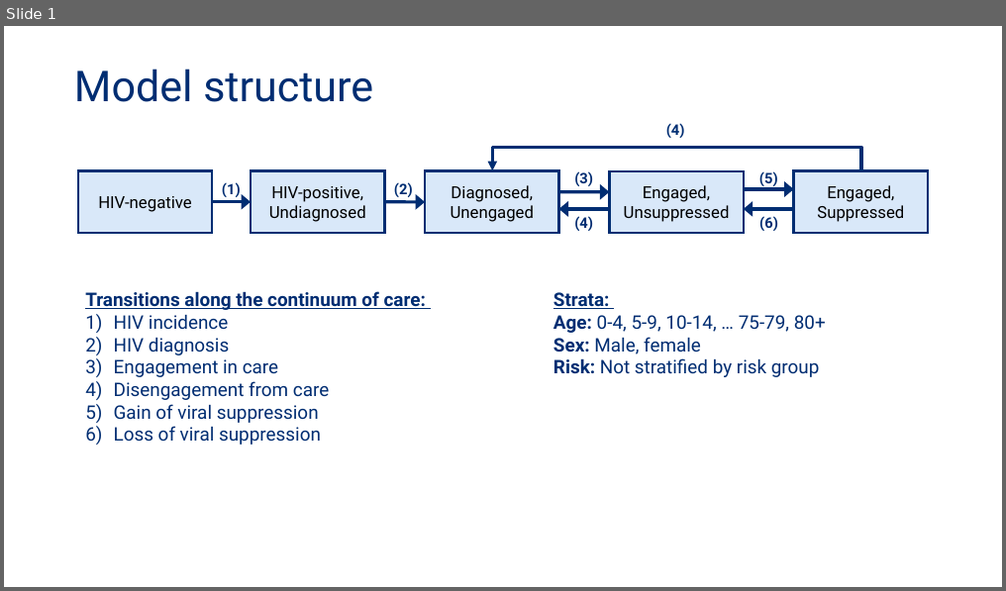
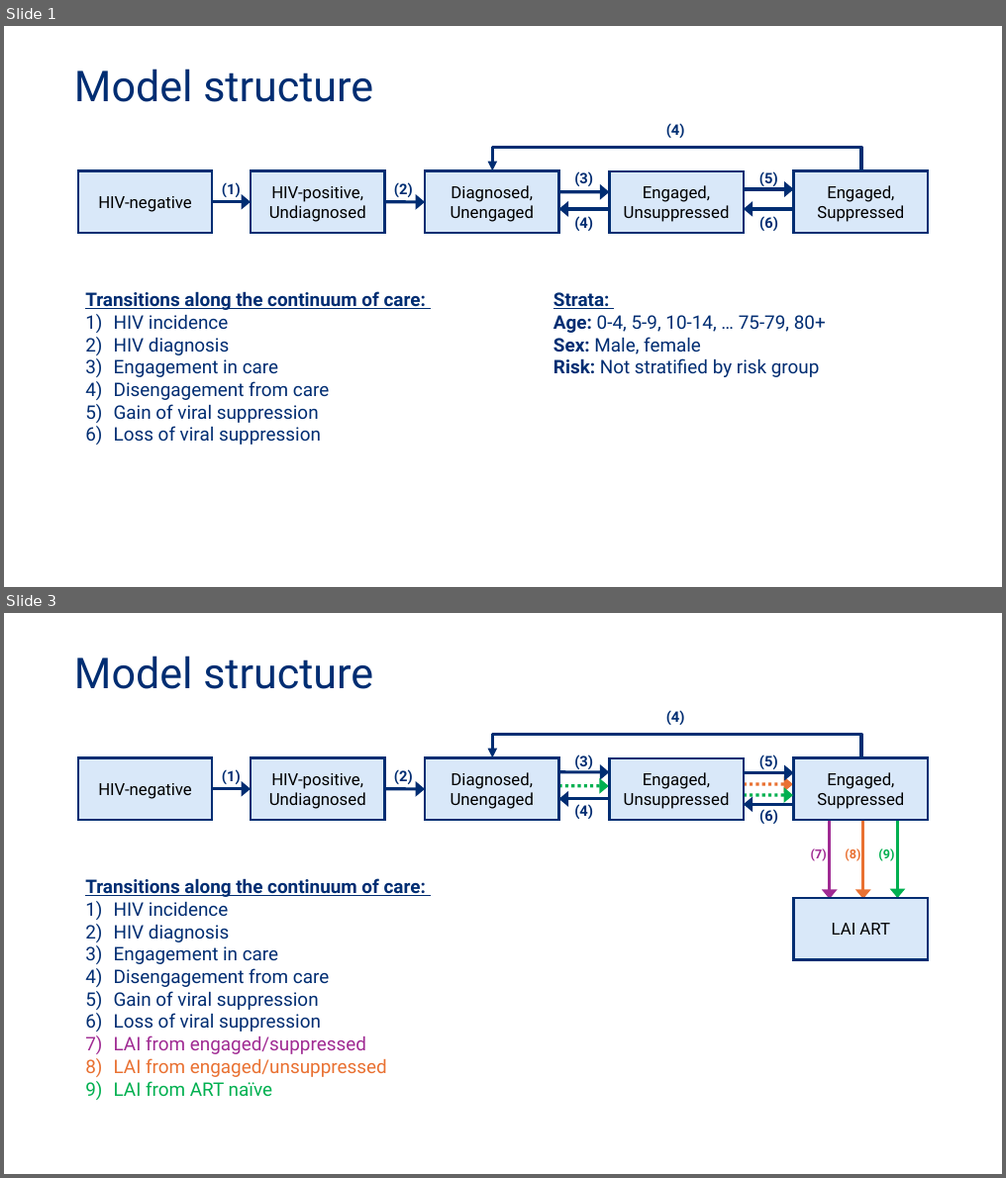
Before and after one commit to mschnure/gmha, a slide deck: documentation/model_structure.pptx. Shown one above the other, each under a label of ours: slide 1 before the commit, slides 1 and 3 after it; the slides between them are not shown. The pictures are 1006x591 and 1006x1178 pixels, drawn with LibreOffice and Linux fonts; fonts in the diff are those of the drawing. Boxes give left, top, right and bottom in pixels: in the first picture for what was removed or moved away, otherwise in the second. Text is boxed around its words. In the diff, an @@ line names an element or a change of style, - is before the commit and + after.

```diff
--- a/documentation/model_structure.pptx
+++ b/documentation/model_structure.pptx
@@ slide 3 added at (x1=4, y1=613, x2=1002, y2=1174), background #FFFFFF @@
@@ text added at (x1=74, y1=656, x2=373, y2=689), 41 pt, text #002D72 @@
+Model structure
@@ text added at (x1=666, y1=710, x2=685, y2=725), 14 pt, text #002D72, bold @@
+(4)
@@ rectangle added at (x1=78, y1=759, x2=212, y2=820), fill #D9E8F9, outline #002D72 2.25 pt, 16 pt, text #000000 @@
+HIV-negative
@@ rectangle added at (x1=251, y1=759, x2=384, y2=820), fill #D9E8F9, outline #002D72 2.25 pt, 16 pt, text #000000 @@
+HIV-positive, Undiagnosed
@@ rectangle added at (x1=425, y1=759, x2=558, y2=820), fill #D9E8F9, outline #002D72 2.25 pt, 16 pt, text #000000 @@
+Diagnosed,
+Unengaged
@@ elbow arrow added from (861, 759) to (493, 758), #002D72 3 pt @@
@@ text added at (x1=574, y1=755, x2=593, y2=769), 14 pt, text #002D72, bold @@
+(3)
@@ rectangle added at (x1=610, y1=759, x2=744, y2=820), fill #D9E8F9, outline #002D72 2.25 pt, 16 pt, text #000000 @@
+Engaged,
+Unsuppressed
@@ text added at (x1=759, y1=755, x2=778, y2=769), 14 pt, text #002D72, bold @@
+(5)
@@ rectangle added at (x1=794, y1=759, x2=928, y2=820), fill #D9E8F9, outline #002D72 2.25 pt, 16 pt, text #000000 @@
+Engaged,
+Suppressed
@@ arrow added from (212, 789) to (251, 789), #002D72 3 pt @@
@@ text added at (x1=222, y1=769, x2=241, y2=784), 14 pt, text #002D72, bold @@
+(1)
@@ arrow added from (385, 789) to (425, 789), #002D72 3 pt @@
@@ text added at (x1=394, y1=769, x2=413, y2=784), 14 pt, text #002D72, bold @@
+(2)
@@ arrow added from (558, 772) to (610, 772), #002D72 3 pt @@
@@ arrow added from (558, 786) to (609, 786), #00B050 3 pt dashed @@
@@ arrow added from (744, 784) to (793, 784), #E97132 3 pt dashed @@
@@ arrow added from (744, 773) to (794, 773), #002D72 3 pt @@
@@ arrow added from (610, 799) to (558, 799), #002D72 3 pt @@
@@ text added at (x1=574, y1=804, x2=593, y2=819), 14 pt, text #002D72, bold @@
+(4)
@@ arrow added from (794, 805) to (744, 805), #002D72 3 pt @@
@@ arrow added from (744, 795) to (793, 796), #00B050 3 pt dashed @@
@@ text added at (x1=759, y1=809, x2=778, y2=824), 14 pt, text #002D72, bold @@
+(6)
@@ arrow added from (898, 820) to (898, 898), #00B050 3 pt @@
@@ text added at (x1=811, y1=849, x2=827, y2=861), 12 pt, text #A02B93, bold @@
+(7)
@@ arrow added from (830, 821) to (830, 899), #A02B93 3 pt @@
@@ text added at (x1=845, y1=849, x2=860, y2=861), 12 pt, text #E97132, bold @@
+(8)
@@ arrow added from (863, 821) to (863, 899), #E97132 3 pt @@
@@ text added at (x1=878, y1=849, x2=894, y2=861), 12 pt, text #00B050, bold @@
+(9)
@@ text added at (x1=85, y1=878, x2=426, y2=1097), 18 pt, text #002D72 @@
+Transitions along the continuum of care:
+1) HIV incidence
+2) HIV diagnosis
+3) Engagement in care
+4) Disengagement from care
+5) Gain of viral suppression
+6) Loss of viral suppression
+7) LAI from engaged/suppressed
+8) LAI from engaged/unsuppressed
+9) LAI from ART naïve
@@ rectangle added at (x1=794, y1=898, x2=928, y2=959), fill #D9E8F9, outline #002D72 2.25 pt, 16 pt, text #000000 @@
+LAI ART
```
Also in this commit, not shown: 1 slide changed, 12 other files.
